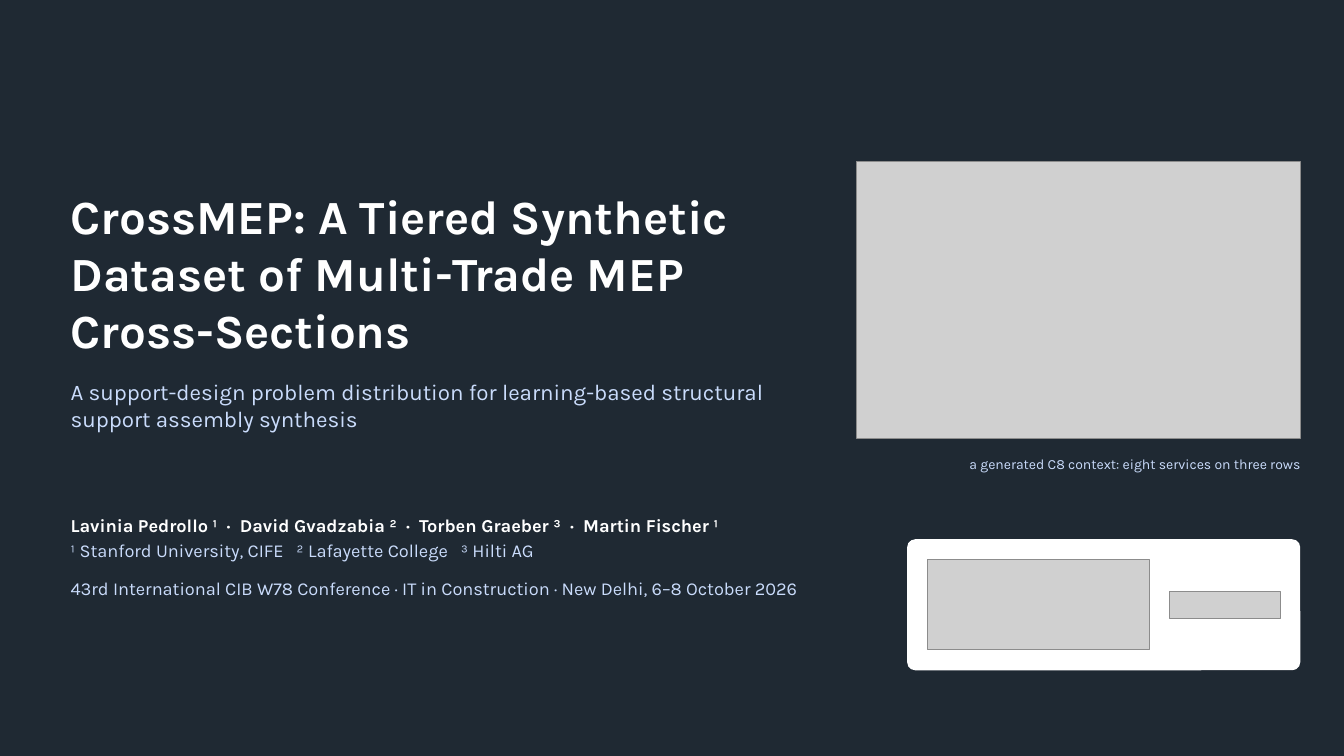
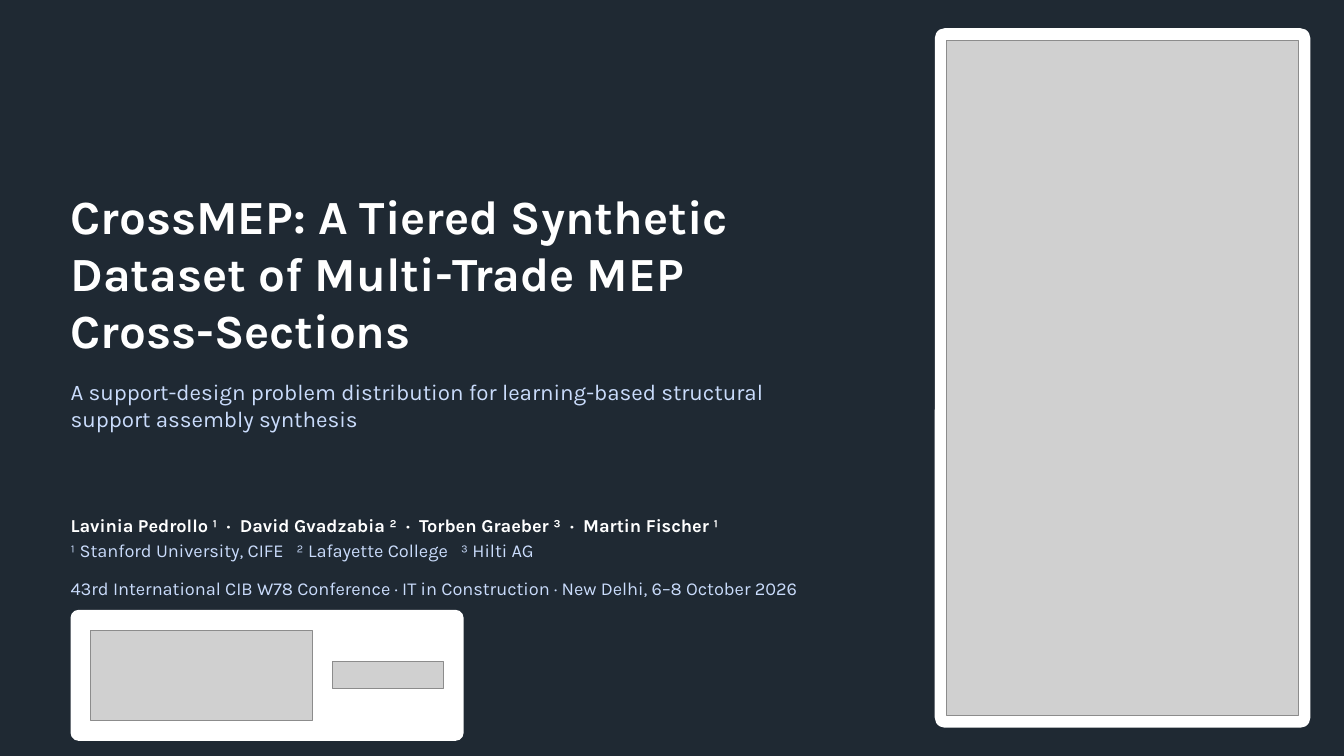
Before and after one commit to lavinia-ped/CrossMEP_Dataset, a slide deck: slide 1 of docs/CrossMEP_CIBW78_talk.pptx. Drawn at 1344x756 pixels with LibreOffice and Linux fonts; fonts in the diff are those of the drawing; grey boxes stand for pictures. Boxes give left, top, right and bottom in pixels: in the first picture for what was removed or moved away, otherwise in the second. Text is boxed around its words. In the diff, an @@ line names an element or a change of style, - is before the commit and + after.

Commit message:
Talk: the overall-idea schematic on the title slide

```diff
--- a/docs/CrossMEP_CIBW78_talk.pptx
+++ b/docs/CrossMEP_CIBW78_talk.pptx
@@ rounded rectangle added at (x1=935, y1=28, x2=1311, y2=728), fill #FFFFFF @@
@@ picture added at (x1=947, y1=40, x2=1299, y2=716) @@
@@ picture removed at (x1=857, y1=161, x2=1301, y2=439) @@
@@ text removed at (x1=969, y1=459, x2=1300, y2=473) @@
-a generated C8 context: eight services on three rows
@@ 2 pictures, 1 rounded rectangle moved together from (x1=907, y1=539, x2=1301, y2=670) to (x1=71, y1=610, x2=464, y2=741) @@
```
Also in this commit, not shown: 2 other files.
